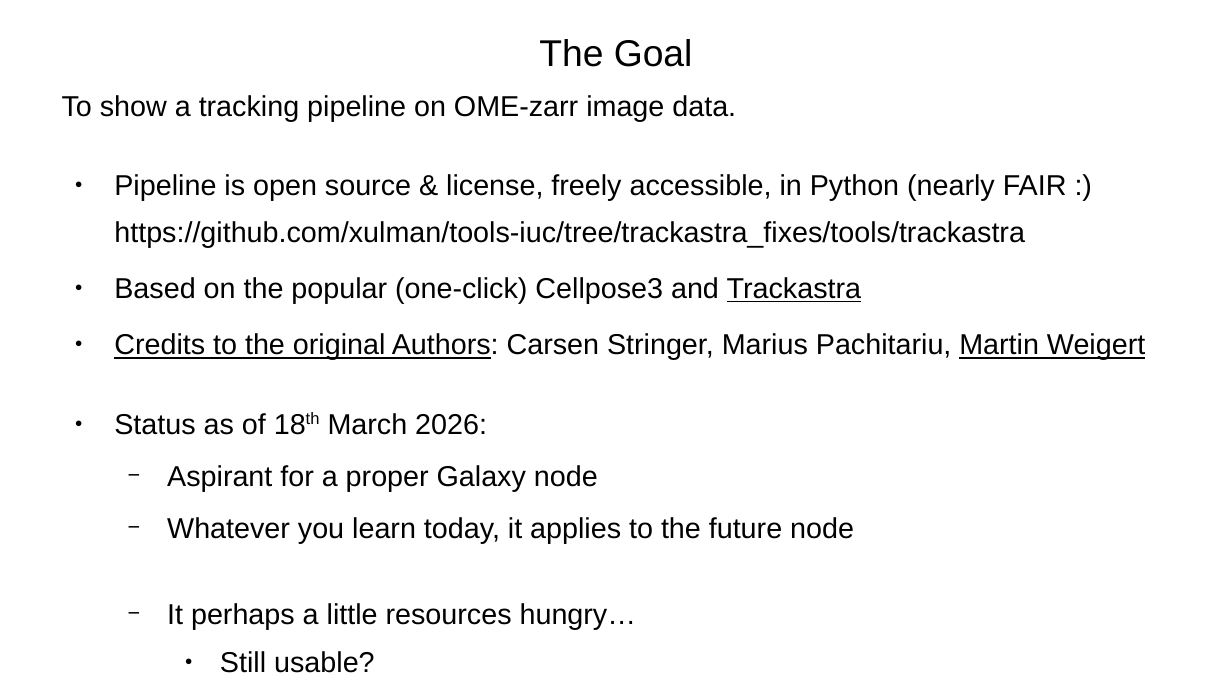
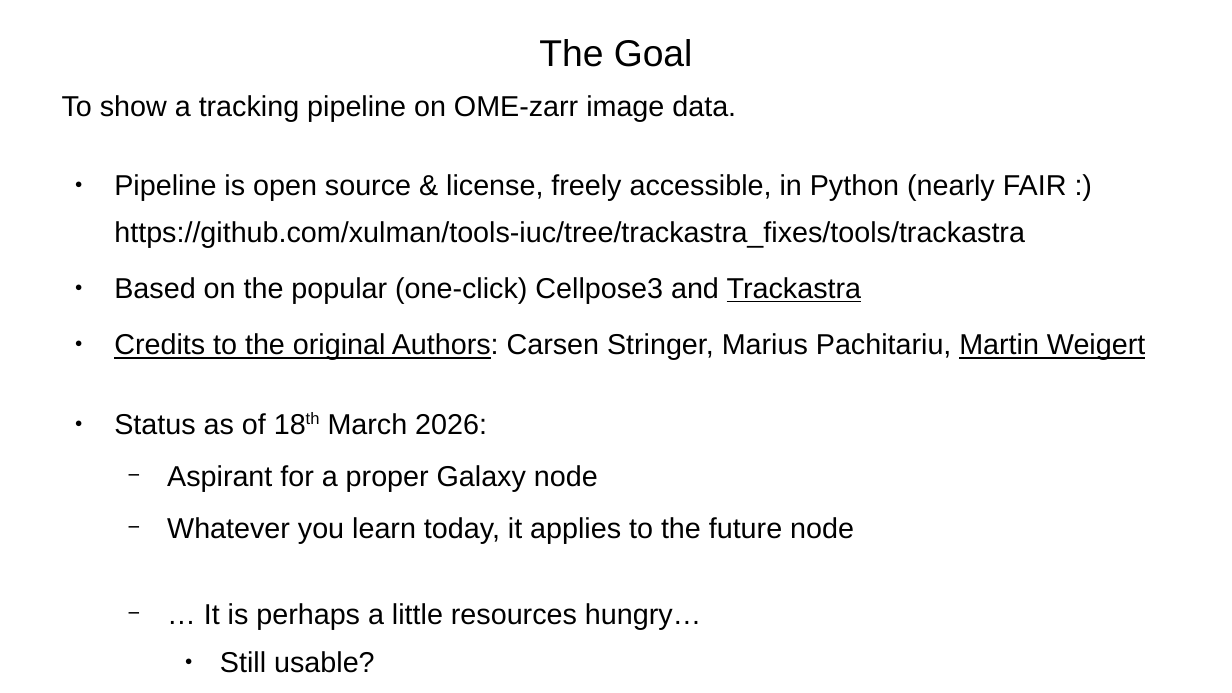
Before and after one commit to bioinfbrad/tools-iuc, a slide deck: slide 2 of tools/trackastra/presentation/trackastra.odp (slide 1 before the commit). Drawn at 1232x693 pixels with LibreOffice and Linux fonts; fonts in the diff are those of the drawing; background and template pictures are left out. Boxes give left, top, right and bottom in pixels: in the first picture for what was removed or moved away, otherwise in the second. Text is boxed around its words. In the diff, an @@ line names an element or a change of style, - is before the commit and + after.

```diff
--- a/tools/trackastra/presentation/trackastra.odp
+++ b/tools/trackastra/presentation/trackastra.odp
@@ text at box(204, 603, 701, 630): text changed @@
-  − It perhaps a little resources hungry…
+  − … It is perhaps a little resources hungry…
```
Also in this commit, not shown: 4 other slides changed, 2 slides added, 1 slide removed, 1 other file.
